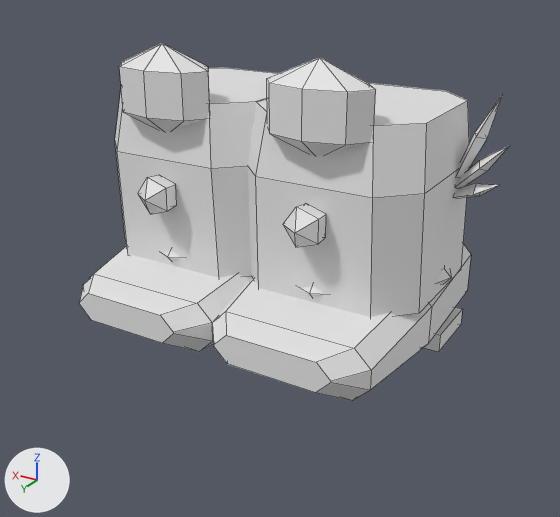
The FBX model roblox/art/armor/shoes_tier5_legendary.fbx: old version first, new version second.
Both versions are drawn from a 50 mm camera at (-2.37, 4.04, -1.43) aimed at (-0.14, 0.33, -3.29). Arrows for +X, +Y and +Z are at lower left; the lights stay in place. The first picture is the older version. Mesh edges are drawn as thin lines. Where no turn or scale is listed for an object, it has been applied to the vertices.

The scene before the commit, as lines of its bpy script (objects in view):
```python
ob_boot_l = bpy.data.objects.new('Boot_L', me_boot_l)
ob_boot_l.location = (-0.5, 0.0, -3.55)
ob_boot_r = bpy.data.objects.new('Boot_R', me_boot_r)
ob_boot_r.location = (0.5, 0.0, -3.55)
ob_greave_l = bpy.data.objects.new('Greave_L', me_greave_l)
ob_greave_l.location = (-0.5, 0.0, -2.8)
ob_greave_l_glow = bpy.data.objects.new('Greave_L_Glow', me_greave_l_glow)
ob_greave_l_glow.location = (-0.5, 0.0, -2.8)
ob_greave_l_trim = bpy.data.objects.new('Greave_L_Trim', me_greave_l_trim)
ob_greave_l_trim.location = (-0.5, 0.0, -2.8)
ob_greave_r = bpy.data.objects.new('Greave_R', me_greave_r)
ob_greave_r.location = (0.5, 0.0, -2.8)
ob_greave_r_glow = bpy.data.objects.new('Greave_R_Glow', me_greave_r_glow)
ob_greave_r_glow.location = (0.5, 0.0, -2.8)
```
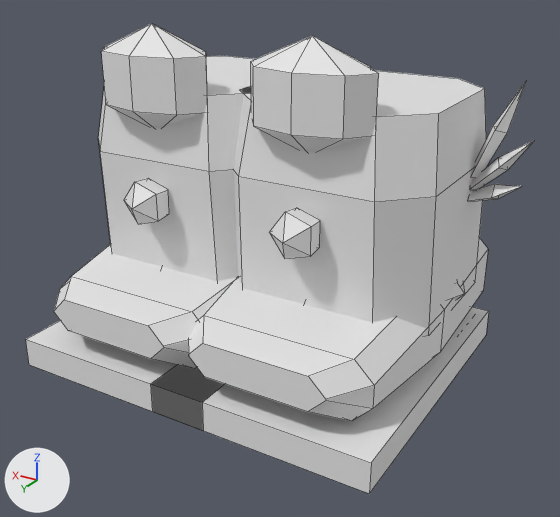
Pixel boxes [x1, y1, x2, y2] of what changed, in the pictures (560 x 517 px; the box of a moved part takes in the faces that stretch with it):
'Greave_L', rescaled (14% wider, 15% taller)
    before: [248, 57, 469, 317]
    after: [234, 36, 486, 336]
'Boot_L', reshaped (30% wider, 63% taller)
    before: [212, 244, 471, 401]
    after: [151, 238, 489, 494]
'Greave_R', rescaled
    before: [115, 43, 278, 278]
    after: [98, 23, 254, 281]
'Boot_R', reshaped (21% wider, 58% taller)
    before: [79, 246, 252, 352]
    after: [26, 244, 236, 412]
'Greave_L_Trim', moved, rescaled (18% wider, 17% taller)
    before: [453, 95, 509, 198]
    after: [467, 80, 533, 201]
'Greave_L_Glow', moved, rescaled (18% wider, 16% taller)
    before: [283, 203, 326, 247]
    after: [269, 208, 320, 259]
'Greave_R_Glow', moved, rescaled (15% wider, 18% taller)
    before: [138, 175, 177, 214]
    after: [124, 178, 169, 224]
part 3 of me_boot_l, moved or reshaped
    before: [212, 244, 471, 401]
    after: [188, 238, 488, 421]
part 4 of me_boot_l, added
    after: [151, 307, 489, 494]
part 5 of me_boot_l, deleted
    before: [424, 307, 462, 352]
part 8 of me_boot_r, moved or reshaped
    before: [79, 246, 252, 352]
    after: [54, 244, 236, 369]
part 9 of me_boot_r, added
    after: [26, 321, 224, 412]

The change, as a list of edits to the scene's bpy script:
```text
Change me_greave_l_trim:
    used by ob_greave_l_trim; location = (-0.5, 0.0, -2.8)
    remove me_greave_l_trim.from_pydata(...)  # 27 vertices, 27 faces; spans x -0.805..-0.524, y -0.311..-0.023, z -0.076..0.52
    add me_greave_l_trim.from_pydata(...)  # 27 vertices, 27 faces; spans x -0.925..-0.603, y -0.357..-0.027, z -0.087..0.598
    me_greave_l_trim part 1: the whole mesh is scaled about the mesh origin by 1.15
Change me_boot_l:
    used by ob_boot_l; location = (-0.5, 0.0, -3.55)
    remove me_boot_l.from_pydata(...)  # 40 vertices, 32 faces; spans x -0.57..0.57, y -0.55..1.03, z -0.35..0.27
    add me_boot_l.from_pydata(...)  # 48 vertices, 38 faces; spans x -0.68..0.68, y -0.66..1.21, z -0.44..0.31
    me_boot_l part 3: the loose piece of 32 vertices spanning x -0.57..0.57, y -0.55..1.03, z -0.22..0.27 is scaled about the mesh origin by 1.15
    me_boot_l part 4: a new loose piece, a box spanning x -0.68..0.68, y -0.66..1.21, z -0.44..-0.25, in mat_shoes_tier5_legendary_boot_l (white #e7e7e7)
    me_boot_l part 5: the loose piece of 8 vertices spanning x -0.53..0.53, y -0.55..-0.13, z -0.35..-0.23 is deleted
    other edits to the shape of me_boot_l do not show in these pictures
Change me_greave_l:
    used by ob_greave_l; location = (-0.5, 0.0, -2.8)
    remove me_greave_l.from_pydata(...)  # 42 vertices, 42 faces; spans x -0.56..0.56, y -0.53..0.713, z -0.6..0.76
    add me_greave_l.from_pydata(...)  # 42 vertices, 42 faces; spans x -0.644..0.644, y -0.61..0.82, z -0.69..0.874
    me_greave_l part 6: the whole mesh is scaled about the mesh origin by 1.15
Change me_greave_l_glow:
    used by ob_greave_l_glow; location = (-0.5, 0.0, -2.8)
    remove me_greave_l_glow.from_pydata(...)  # 12 vertices, 15 faces; spans x -0.097..0.12, y 0.5..0.78, z -0.214..0.014
    add me_greave_l_glow.from_pydata(...)  # 12 vertices, 15 faces; spans x -0.112..0.138, y 0.575..0.897, z -0.246..0.016
    me_greave_l_glow part 2: the whole mesh is scaled about the mesh origin by 1.15
Change me_greave_r:
    used by ob_greave_r; location = (0.5, 0.0, -2.8)
    remove me_greave_r.from_pydata(...)  # 42 vertices, 42 faces; spans x -0.56..0.56, y -0.53..0.713, z -0.6..0.76
    add me_greave_r.from_pydata(...)  # 42 vertices, 42 faces; spans x -0.644..0.644, y -0.61..0.82, z -0.69..0.874
    me_greave_r part 7: the whole mesh is scaled about the mesh origin by 1.15
Change me_boot_r:
    used by ob_boot_r; location = (0.5, 0.0, -3.55)
    remove me_boot_r.from_pydata(...)  # 40 vertices, 32 faces; spans x -0.57..0.57, y -0.55..1.03, z -0.35..0.27
    add me_boot_r.from_pydata(...)  # 48 vertices, 38 faces; spans x -0.68..0.68, y -0.66..1.21, z -0.44..0.31
    me_boot_r part 8: the loose piece of 32 vertices spanning x -0.57..0.57, y -0.55..1.03, z -0.22..0.27 is scaled about the mesh origin by 1.15
    me_boot_r part 9: a new loose piece, a box spanning x -0.68..0.68, y -0.66..1.21, z -0.44..-0.25, in mat_shoes_tier5_legendary_boot_r (white #e7e7e7)
    other edits to the shape of me_boot_r do not show in these pictures
Change me_greave_r_glow:
    used by ob_greave_r_glow; location = (0.5, 0.0, -2.8)
    remove me_greave_r_glow.from_pydata(...)  # 12 vertices, 15 faces; spans x -0.097..0.12, y 0.5..0.78, z -0.214..0.014
    add me_greave_r_glow.from_pydata(...)  # 12 vertices, 15 faces; spans x -0.112..0.138, y 0.575..0.897, z -0.246..0.016
    me_greave_r_glow part 10: the whole mesh is scaled about the mesh origin by 1.15
```
